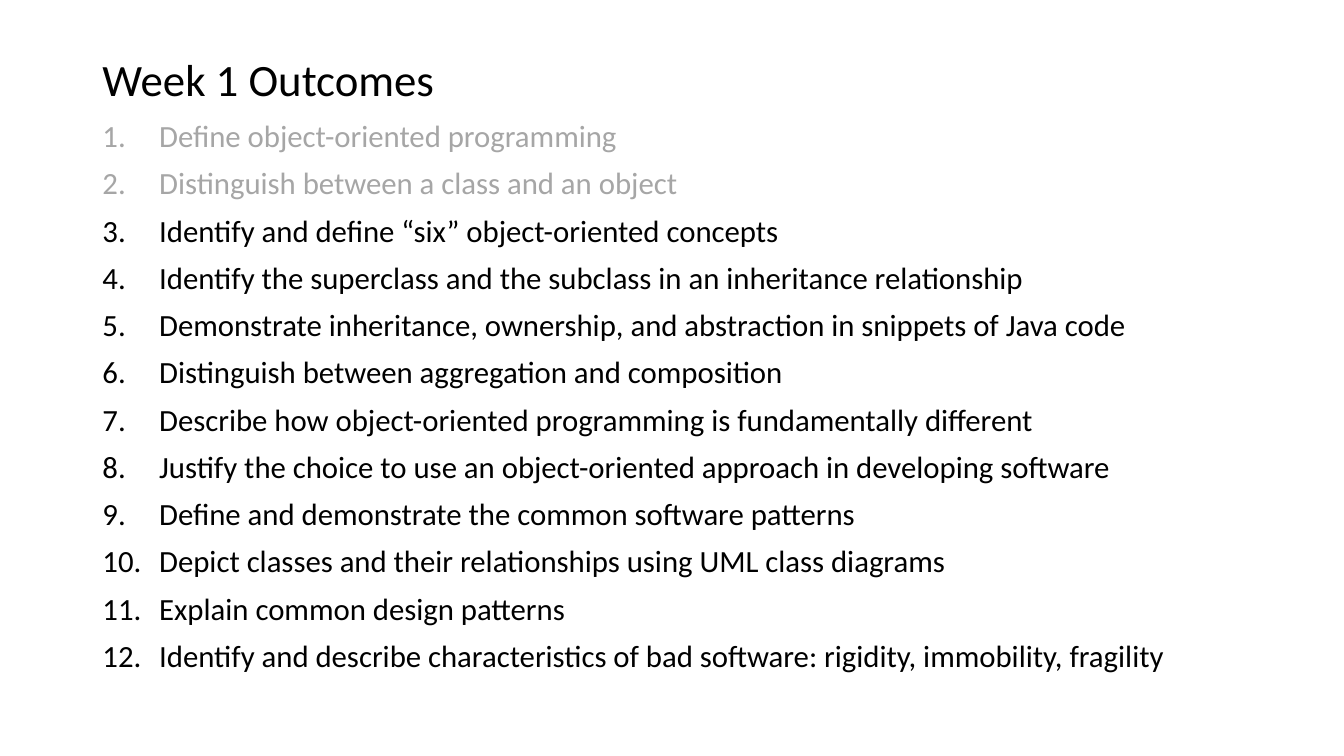
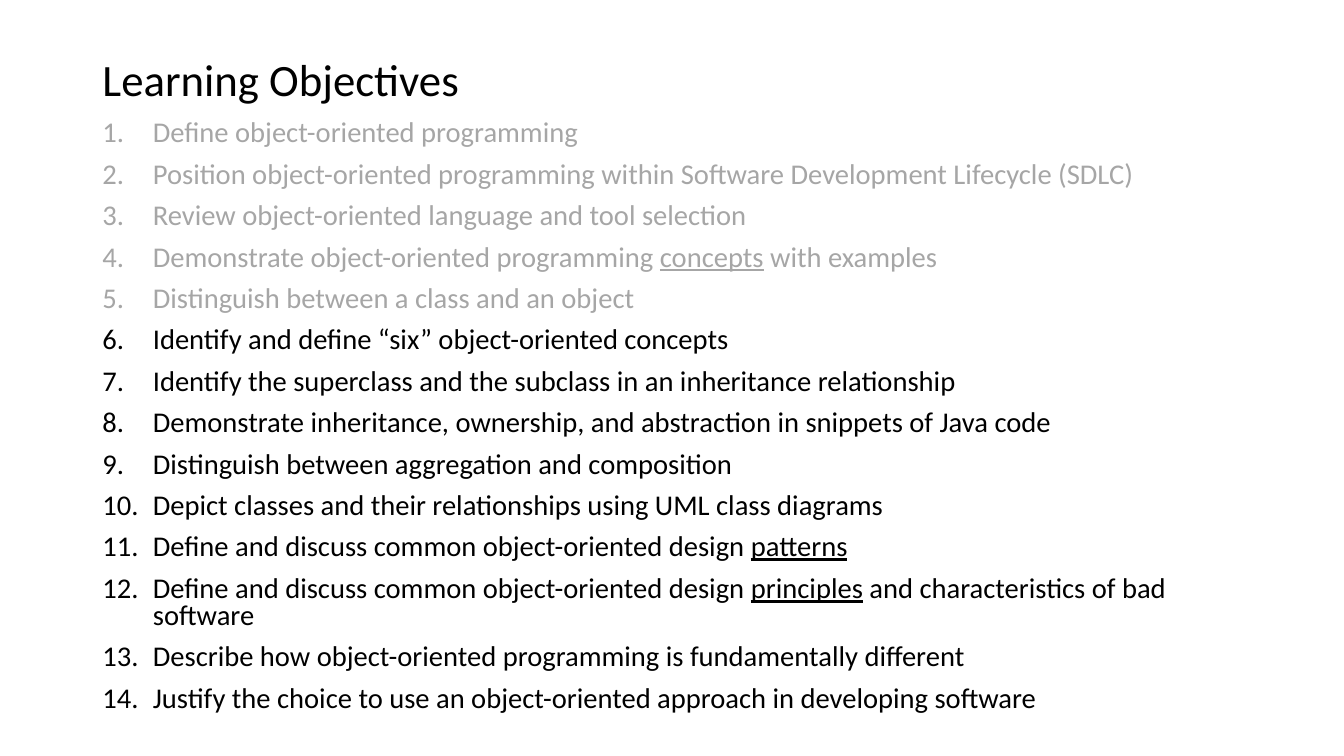
Before and after one commit to EricJPogue/www-epogue-info, a slide deck: slide 10 of CPSC-24500/Week01/2016SpringW01Slides.pptx (slide 9 before the commit). Drawn at 1344x756 pixels with LibreOffice and Linux fonts; fonts in the diff are those of the drawing. Boxes give left, top, right and bottom in pixels: in the first picture for what was removed or moved away, otherwise in the second. Text is boxed around its words. In the diff, an @@ line names an element or a change of style, - is before the commit and + after.

Commit message:
Update class artifacts.

```diff
--- a/CPSC-24500/Week01/2016SpringW01Slides.pptx
+++ b/CPSC-24500/Week01/2016SpringW01Slides.pptx
@@ title at [102,65,459,104]: text changed @@
-Week 1 Outcomes
+Learning Objectives
@@ text at [153,122,1051,713]: size 22 to 20.4 pt in "Define object-oriented programming", "Distinguish between a class and an object", "Identify and define “six” object-oriented concepts", "Identify the superclass and the subclass in ..." and 4 more places; indent changed; line spacing 0.9 to 0.8 @@
@@ text at [153,163,1133,272]: paragraphs added @@
+2. Position object-oriented programming within Software Development Lifecycle (SDLC)
+3. Review object-oriented language and tool selection
+4. Demonstrate object-oriented programming concepts with examples
@@ text at [153,495,1166,626]: paragraphs added @@
+10. Depict classes and their relationships using UML class diagrams
+11. Define and discuss common object-oriented design patterns
+12. Define and discuss common object-oriented design principles and characteristics of bad software
@@ text at [159,503,1164,673]: paragraphs removed @@
-9. Define and demonstrate the common software patterns
-10. Depict classes and their relationships using UML class diagrams
-11. Explain common design patterns
-12. Identify and describe characteristics of bad software: rigidity, immobility, fragility
```
Also in this commit, not shown: 16 other slides changed, 16 slides added, 2 slides removed, 5 other files.
